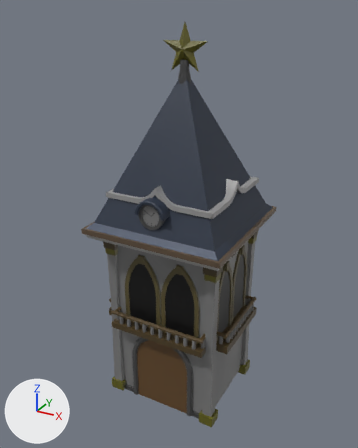
The FBX model Assets/models/tower 1.fbx: old version first, new version second.
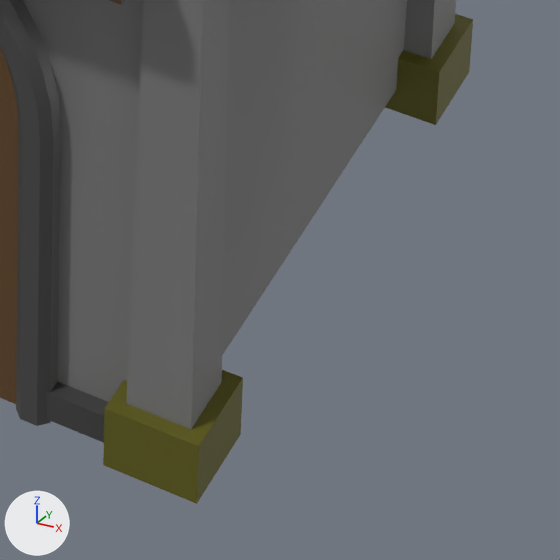
The first picture shows the older version from a 50 mm lens placed at (-0.0857, 0.0101, 0.042), pointed at (-0.1094, 0.0533, 0.0204). The close-ups show both versions on the part from 51% to 73% of the width and 80% to 97% of the height of that picture; other places that the commit changed are outside them. The axes (+X, +Y, +Z) are drawn at lower left. The lights are the same throughout. Where no turn or scale is listed for an object, it has been applied to the vertices.

The older version as bpy lines, for what is in view:
```python
me_mesh = bpy.data.meshes.new('Mesh')
me_mesh.from_pydata(...)  # 8 vertices, 4 faces; spans x -0.0059..0.0059, y -0.005..0.005, z -0.0207..-0.0005
me_mesh.materials.append(mat_klok_en_muur)  # picture img_tower_klok_en_muur_texture_png
me_mesh_002 = bpy.data.meshes.new('Mesh.002')
me_mesh_002.from_pydata(...)  # 4301 vertices, 3695 faces; spans x -0.0077..0.0077, y -0.0077..0.0077, z -0.0206..0.0206
me_mesh_002.materials.append(mat_toren_texture)  # picture img_tower_texture_png
ob_pcube83 = bpy.data.objects.new('pCube83', me_mesh)
ob_pcube83.location = (-0.10898, 0.05344, 0.02086)
ob_tower_1 = bpy.data.objects.new('tower_1', me_mesh_002)
ob_tower_1.location = (-0.10886, 0.05343, 0.02021)
```
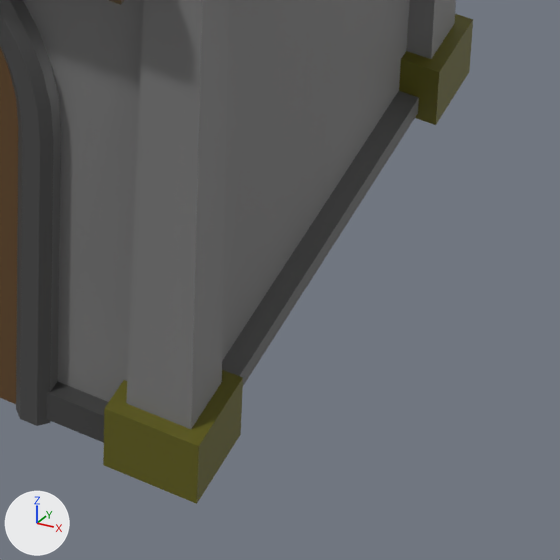
Where the newer file only moved an object's origin or applied its transform, the numbers keep the older frame.

Changed parts and their boxes [x1, y1, x2, y2] in the close-ups (560 x 560 px):
```json
{"object": "ondersteen_gedeelte", "change": "added", "after": [222, 91, 419, 385]}
```

Scene script edits in JSON lines:
```json
{"op": "add", "block": "mat_stone", "code": ["mat_stone = principled_material('stone')", "mat_stone.base_color = (0.122, 0.122, 0.122)  # dark grey #626262"]}
{"op": "add", "block": "me_mesh_003", "code": ["me_mesh_003 = bpy.data.meshes.new('Mesh.003')", "me_mesh_003.from_pydata([(-0.00633, -0.00502, -0.00017), (0.00633, -0.00502, -0.00017), (-0.00633, -0.00502, 0.00017), (0.00633, -0.00502, 0.00017), (-0.00633, 0.00502, 0.00017), (0.00633, 0.00502, 0.00017), (-0.00633, 0.00502, -0.00017), (0.00633, 0.00502, -0.00017)], [], [(0, 1, 3, 2), (2, 3, 5, 4), (4, 5, 7, 6), (1, 7, 5, 3), (6, 0, 2, 4)])", "me_mesh_003.materials.append(mat_stone)  # dark grey #626262"]}
{"op": "add", "block": "ob_ondersteen_gedeelte", "code": ["ob_ondersteen_gedeelte = bpy.data.objects.new('ondersteen_gedeelte', me_mesh_003)", "ob_ondersteen_gedeelte.location = (-0.10895, 0.05372, -0.00002)"]}
```
